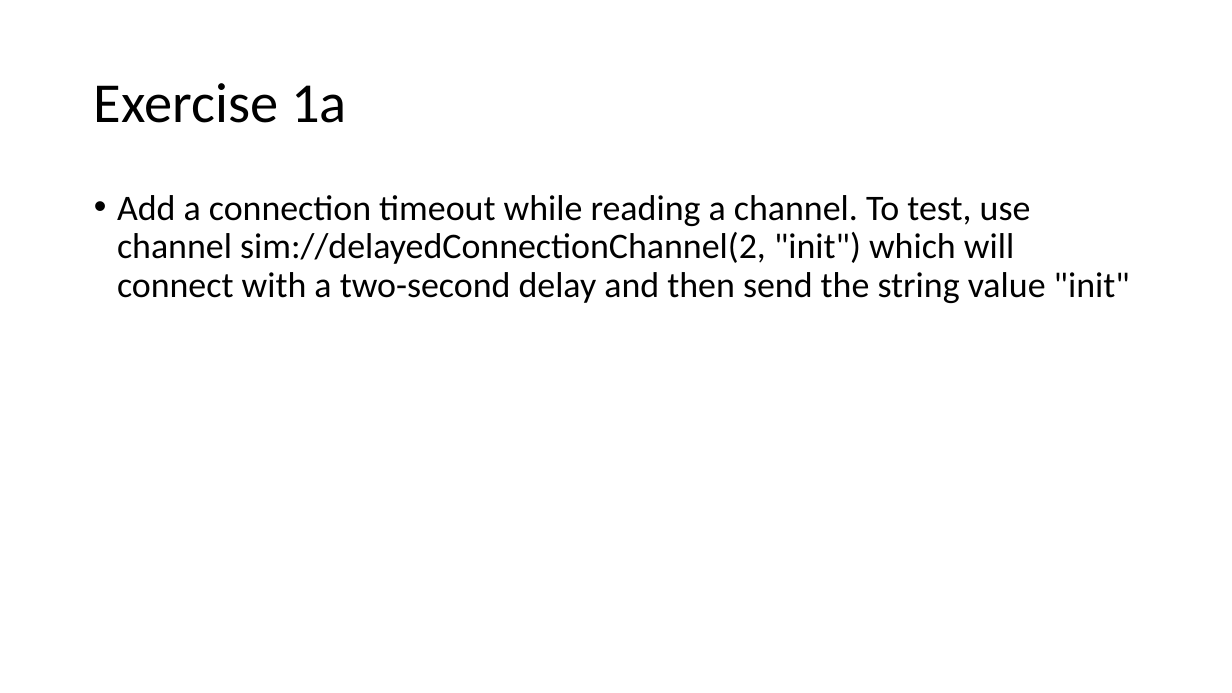
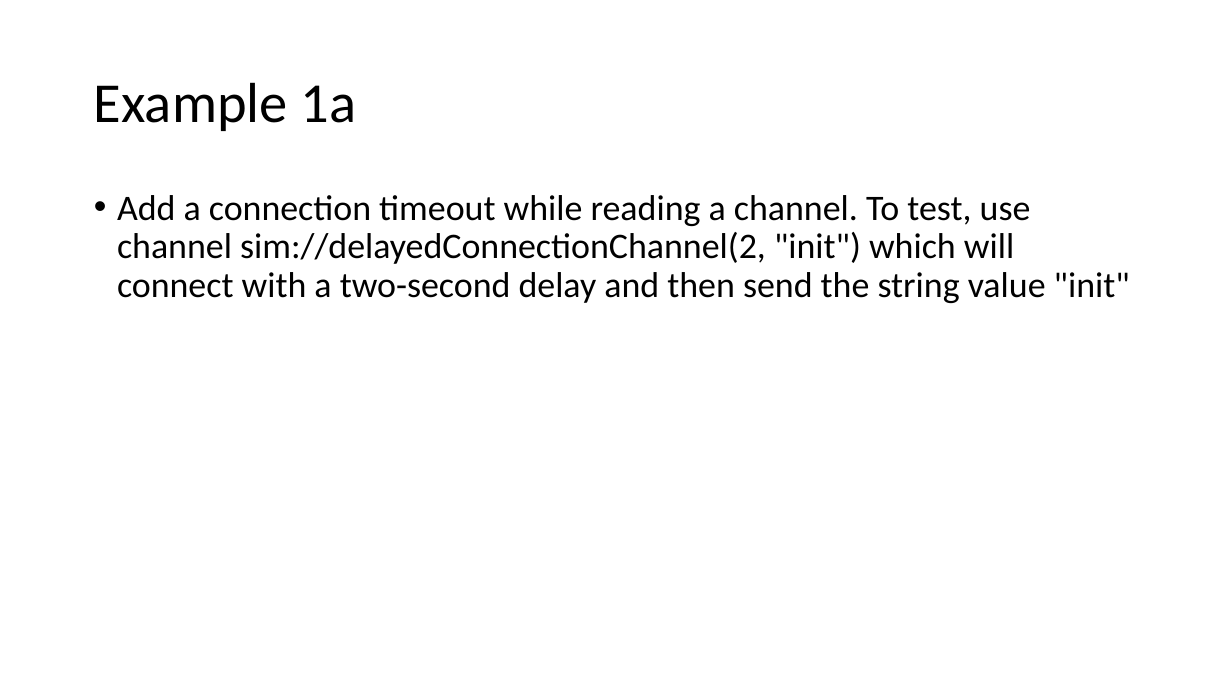
Before and after one commit to shroffk/epics-java-resources, a slide deck: slide 25 of EPICS-GPClient.pptx (slide 24 before the commit). Drawn at 1232x693 pixels with LibreOffice and Linux fonts; fonts in the diff are those of the drawing. Boxes give left, top, right and bottom in pixels: in the first picture for what was removed or moved away, otherwise in the second. Text is boxed around its words. In the diff, an @@ line names an element or a change of style, - is before the commit and + after.

```diff
--- a/EPICS-GPClient.pptx
+++ b/EPICS-GPClient.pptx
@@ title at box(94, 82, 356, 131): text changed @@
-Exercise 1a
+Example 1a
```
Also in this commit, not shown: 1 other slide changed, 2 slides added, 1 slide removed.
